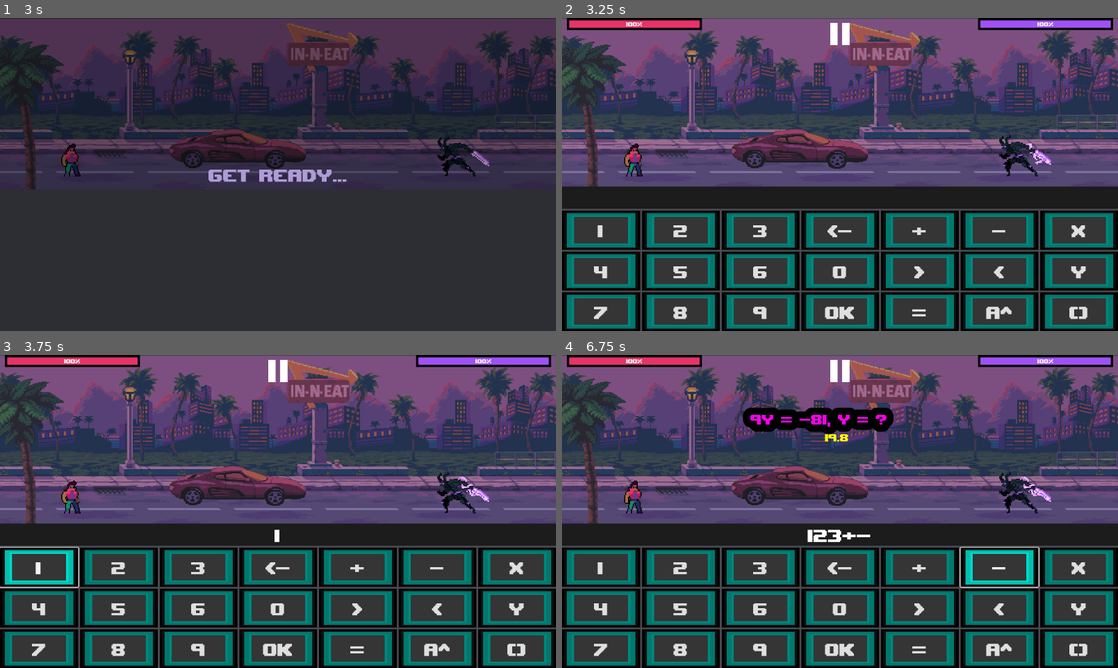
Above: before the commit, frames 1-4 (two rows, left to right).
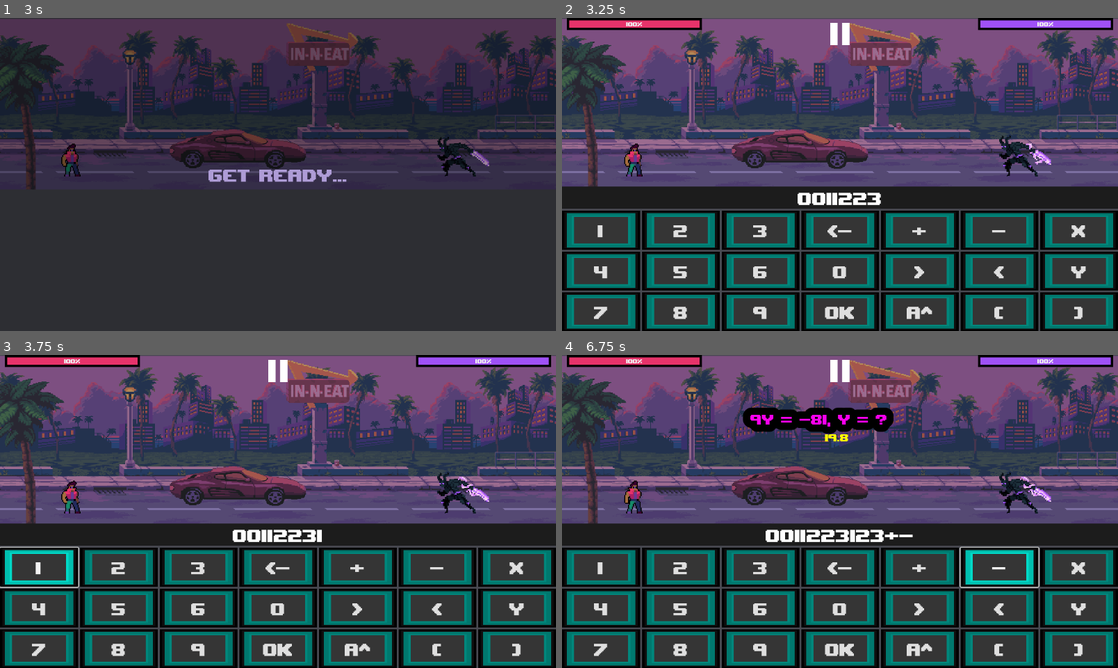
Above: after the commit, the same moments.

Repository: VinceAL-9/Mathfight
Game: Godot game, scene res://scenes/Whole game/Choose mode/campaign/levels/level_1.tscn
Two runs of this game, one before a commit and one after it. Both use one fixed random seed, a clock stepped at 60 frames per second and the inputs below. This scene is started directly instead of the project's main scene. Sound files missing from this copy of the repository are replaced by a short silence.
Inputs:
- Up to frame 1 (3 s): tap Enter at 0.5 s; tap Shift at 0.6 s; tap 0 at 0.8, 1.35 s; tap 1 at 1.55, 2.1 s; tap 2 at 2.3, 2.85 s
- Up to frame 2 (3.25 s): tap 3 at 3.05 s
- Up to frame 3 (3.75 s): click "1" at 3.5 s
- Up to frame 4 (6.75 s): click "2" at 4.25 s; click "3" at 5 s; click "+" at 5.75 s; click "-" at 6.5 s

Frame 1 is identical in both runs. In frame 2, 0.8% of the frame differs, in the area x 42-95%, y 55-97%; in frame 3, 0.8%; in frame 4, 1.0%, in the area x 36-95%, y 55-97%.

Commit message:
added keybinds and separated the parenthesis

Diff:
--- a/project.godot
+++ b/project.godot
@@ -33,9 +33,109 @@
 
 [input]
 
-ans={
+key_0={
 "deadzone": 0.2,
-"events": [Object(InputEventKey,"resource_local_to_scene":false,"resource_name":"","device":-1,"window_id":0,"alt_pressed":false,"shift_pressed":false,"ctrl_pressed":false,"meta_pressed":false,"pressed":false,"keycode":0,"physical_keycode":4194309,"key_label":0,"unicode":0,"location":0,"echo":false,"script":null)
+"events": [Object(InputEventKey,"resource_local_to_scene":false,"resource_name":"","device":0,"window_id":0,"alt_pressed":false,"shift_pressed":false,"ctrl_pressed":false,"meta_pressed":false,"pressed":false,"keycode":0,"physical_keycode":48,"key_label":0,"unicode":0,"location":0,"echo":false,"script":null)
+]
+}
+key_1={
+"deadzone": 0.2,
+"events": [Object(InputEventKey,"resource_local_to_scene":false,"resource_name":"","device":0,"window_id":0,"alt_pressed":false,"shift_pressed":false,"ctrl_pressed":false,"meta_pressed":false,"pressed":false,"keycode":0,"physical_keycode":49,"key_label":0,"unicode":0,"location":0,"echo":false,"script":null)
+]
+}
+key_2={
+"deadzone": 0.2,
+"events": [Object(InputEventKey,"resource_local_to_scene":false,"resource_name":"","device":0,"window_id":0,"alt_pressed":false,"shift_pressed":false,"ctrl_pressed":false,"meta_pressed":false,"pressed":false,"keycode":0,"physical_keycode":50,"key_label":0,"unicode":0,"location":0,"echo":false,"script":null)
+]
+}
+key_3={
+"deadzone": 0.2,
+"events": [Object(InputEventKey,"resource_local_to_scene":false,"resource_name":"","device":0,"window_id":0,"alt_pressed":false,"shift_pressed":false,"ctrl_pressed":false,"meta_pressed":false,"pressed":false,"keycode":0,"physical_keycode":51,"key_label":0,"unicode":0,"location":0,"echo":false,"script":null)
+]
+}
+key_4={
+"deadzone": 0.2,
+"events": [Object(InputEventKey,"resource_local_to_scene":false,"resource_name":"","device":0,"window_id":0,"alt_pressed":false,"shift_pressed":false,"ctrl_pressed":false,"meta_pressed":false,"pressed":false,"keycode":0,"physical_keycode":52,"key_label":0,"unicode":0,"location":0,"echo":false,"script":null)
+]
+}
+key_5={
+"deadzone": 0.2,
+"events": [Object(InputEventKey,"resource_local_to_scene":false,"resource_name":"","device":0,"window_id":0,"alt_pressed":false,"shift_pressed":false,"ctrl_pressed":false,"meta_pressed":false,"pressed":false,"keycode":0,"physical_keycode":53,"key_label":0,"unicode":0,"location":0,"echo":false,"script":null)
+]
+}
+key_6={
+"deadzone": 0.2,
+"events": [null, Object(InputEventKey,"resource_local_to_scene":false,"resource_name":"","device":0,"window_id":0,"alt_pressed":false,"shift_pressed":false,"ctrl_pressed":false,"meta_pressed":false,"pressed":false,"keycode":0,"physical_keycode":54,"key_label":0,"unicode":0,"location":0,"echo":false,"script":null)
+]
+}
+key_7={
+"deadzone": 0.2,
+"events": [null, Object(InputEventKey,"resource_local_to_scene":false,"resource_name":"","device":0,"window_id":0,"alt_pressed":false,"shift_pressed":false,"ctrl_pressed":false,"meta_pressed":false,"pressed":false,"keycode":0,"physical_keycode":55,"key_label":0,"unicode":0,"location":0,"echo":false,"script":null)
+, null]
+}
+key_8={
+"deadzone": 0.2,
+"events": [null, Object(InputEventKey,"resource_local_to_scene":false,"resource_name":"","device":0,"window_id":0,"alt_pressed":false,"shift_pressed":false,"ctrl_pressed":false,"meta_pressed":false,"pressed":false,"keycode":0,"physical_keycode":56,"key_label":0,"unicode":0,"location":0,"echo":false,"script":null)
+]
+}
+key_9={
+"deadzone": 0.2,
+"events": [null, Object(InputEventKey,"resource_local_to_scene":false,"resource_name":"","device":0,"window_id":0,"alt_pressed":false,"shift_pressed":false,"ctrl_pressed":false,"meta_pressed":false,"pressed":false,"keycode":0,"physical_keycode":57,"key_label":0,"unicode":0,"location":0,"echo":false,"script":null)
+]
+}
+key_<={
+"deadzone": 0.2,
+"events": [Object(InputEventKey,"resource_local_to_scene":false,"resource_name":"","device":0,"window_id":0,"alt_pressed":false,"shift_pressed":true,"ctrl_pressed":false,"meta_pressed":false,"pressed":false,"keycode":0,"physical_keycode":44,"key_label":0,"unicode":0,"location":0,"echo":false,"script":null)
+]
+}
+key_>={
+"deadzone": 0.2,
+"events": [Object(InputEventKey,"resource_local_to_scene":false,"resource_name":"","device":0,"window_id":0,"alt_pressed":false,"shift_pressed":true,"ctrl_pressed":false,"meta_pressed":false,"pressed":false,"keycode":0,"physical_keycode":46,"key_label":0,"unicode":0,"location":0,"echo":false,"script":null)
+]
+}
+key_x={
+"deadzone": 0.2,
+"events": [Object(InputEventKey,"resource_local_to_scene":false,"resource_name":"","device":0,"window_id":0,"alt_pressed":false,"shift_pressed":false,"ctrl_pressed":false,"meta_pressed":false,"pressed":false,"keycode":0,"physical_keycode":88,"key_label":0,"unicode":0,"location":0,"echo":false,"script":null)
+]
+}
+key_y={
+"deadzone": 0.2,
+"events": [Object(InputEventKey,"resource_local_to_scene":false,"resource_name":"","device":0,"window_id":0,"alt_pressed":false,"shift_pressed":false,"ctrl_pressed":false,"meta_pressed":false,"pressed":false,"keycode":0,"physical_keycode":89,"key_label":0,"unicode":0,"location":0,"echo":false,"script":null)
+]
+}
+key_+={
+"deadzone": 0.2,
+"events": [Object(InputEventKey,"resource_local_to_scene":false,"resource_name":"","device":0,"window_id":0,"alt_pressed":false,"shift_pressed":false,"ctrl_pressed":false,"meta_pressed":false,"pressed":false,"keycode":0,"physical_keycode":61,"key_label":0,"unicode":0,"location":0,"echo":false,"script":null)
+]
+}
+key_-={
+"deadzone": 0.2,
+"events": [Object(InputEventKey,"resource_local_to_scene":false,"resource_name":"","device":0,"window_id":0,"alt_pressed":false,"shift_pressed":false,"ctrl_pressed":false,"meta_pressed":false,"pressed":false,"keycode":0,"physical_keycode":45,"key_label":0,"unicode":0,"location":0,"echo":false,"script":null)
+]
+}
+key_^={
+"deadzone": 0.2,
+"events": [Object(InputEventKey,"resource_local_to_scene":false,"resource_name":"","device":0,"window_id":0,"alt_pressed":false,"shift_pressed":true,"ctrl_pressed":false,"meta_pressed":false,"pressed":false,"keycode":0,"physical_keycode":54,"key_label":0,"unicode":0,"location":0,"echo":false,"script":null)
+]
+}
+key_openparenthesis={
+"deadzone": 0.2,
+"events": [Object(InputEventKey,"resource_local_to_scene":false,"resource_name":"","device":0,"window_id":0,"alt_pressed":false,"shift_pressed":true,"ctrl_pressed":false,"meta_pressed":false,"pressed":false,"keycode":0,"physical_keycode":57,"key_label":0,"unicode":0,"location":0,"echo":false,"script":null)
+]
+}
+key_closedparenthesis={
+"deadzone": 0.2,
+"events": [Object(InputEventKey,"resource_local_to_scene":false,"resource_name":"","device":0,"window_id":0,"alt_pressed":false,"shift_pressed":true,"ctrl_pressed":false,"meta_pressed":false,"pressed":false,"keycode":0,"physical_keycode":48,"key_label":0,"unicode":0,"location":0,"echo":false,"script":null)
+]
+}
+key_OK={
+"deadzone": 0.2,
+"events": [Object(InputEventKey,"resource_local_to_scene":false,"resource_name":"","device":0,"window_id":0,"alt_pressed":false,"shift_pressed":false,"ctrl_pressed":false,"meta_pressed":false,"pressed":false,"keycode":0,"physical_keycode":4194309,"key_label":0,"unicode":0,"location":0,"echo":false,"script":null)
+]
+}
+key_backspace={
+"deadzone": 0.2,
+"events": [Object(InputEventKey,"resource_local_to_scene":false,"resource_name":"","device":0,"window_id":0,"alt_pressed":false,"shift_pressed":false,"ctrl_pressed":false,"meta_pressed":false,"pressed":false,"keycode":0,"physical_keycode":4194308,"key_label":0,"unicode":0,"location":0,"echo":false,"script":null)
 ]
 }
 
--- a/scenes/Whole game/Choose mode/campaign/Core gameplay/keyboard.tscn
+++ b/scenes/Whole game/Choose mode/campaign/Core gameplay/keyboard.tscn
@@ -257,17 +257,6 @@
 theme_override_styles/normal = SubResource("StyleBoxTexture_msmor")
 text = "OK"
 
-[node name="Buttonequal" type="Button" parent="VBoxContainer/GridContainer"]
-layout_mode = 2
-size_flags_horizontal = 3
-size_flags_vertical = 3
-theme_override_fonts/font = ExtResource("2_qfr70")
-theme_override_font_sizes/font_size = 50
-theme_override_styles/hover = SubResource("StyleBoxTexture_8t13d")
-theme_override_styles/pressed = SubResource("StyleBoxTexture_se432")
-theme_override_styles/normal = SubResource("StyleBoxTexture_msmor")
-text = "="
-
 [node name="Buttonraised" type="Button" parent="VBoxContainer/GridContainer"]
 layout_mode = 2
 size_flags_horizontal = 3
@@ -277,18 +266,30 @@
 theme_override_styles/hover = SubResource("StyleBoxTexture_8t13d")
 theme_override_styles/pressed = SubResource("StyleBoxTexture_se432")
 theme_override_styles/normal = SubResource("StyleBoxTexture_msmor")
-text = "a^"
-
-[node name="Buttonparenthesis" type="Button" parent="VBoxContainer/GridContainer"]
-layout_mode = 2
-size_flags_horizontal = 3
-size_flags_vertical = 3
-theme_override_fonts/font = ExtResource("2_qfr70")
-theme_override_font_sizes/font_size = 50
-theme_override_styles/hover = SubResource("StyleBoxTexture_8t13d")
-theme_override_styles/pressed = SubResource("StyleBoxTexture_se432")
-theme_override_styles/normal = SubResource("StyleBoxTexture_msmor")
-text = "()"
+text = "A^"
+
+[node name="Buttonopenparaenthesis" type="Button" parent="VBoxContainer/GridContainer"]
+layout_mode = 2
+size_flags_horizontal = 3
+size_flags_vertical = 3
+theme_override_fonts/font = ExtResource("2_qfr70")
+theme_override_font_sizes/font_size = 50
+theme_override_styles/hover = SubResource("StyleBoxTexture_8t13d")
+theme_override_styles/pressed = SubResource("StyleBoxTexture_se432")
+theme_override_styles/normal = SubResource("StyleBoxTexture_msmor")
+text = "("
+
+[node name="Buttonclosedparenthesis" type="Button" parent="VBoxContainer/GridContainer"]
+layout_mode = 2
+size_flags_horizontal = 3
+size_flags_vertical = 3
+theme_override_fonts/font = ExtResource("2_qfr70")
+theme_override_font_sizes/font_size = 50
+theme_override_styles/hover = SubResource("StyleBoxTexture_8t13d")
+theme_override_styles/pressed = SubResource("StyleBoxTexture_se432")
+theme_override_styles/normal = SubResource("StyleBoxTexture_msmor")
+text = ")
+"
 
 [node name="Button_SFX" type="AudioStreamPlayer" parent="."]
 stream = ExtResource("6_qfr70")
@@ -312,6 +313,6 @@
 [connection signal="pressed" from="VBoxContainer/GridContainer/Button8" to="." method="_on_button_8_pressed"]
 [connection signal="pressed" from="VBoxContainer/GridContainer/Button9" to="." method="_on_button_9_pressed"]
 [connection signal="pressed" from="VBoxContainer/GridContainer/ButtonOK" to="." method="_on_button_ok_pressed"]
-[connection signal="pressed" from="VBoxContainer/GridContainer/Buttonequal" to="." method="_on_buttonequal_pressed"]
 [connection signal="pressed" from="VBoxContainer/GridContainer/Buttonraised" to="." method="_on_button_raised_pressed"]
-[connection signal="pressed" from="VBoxContainer/GridContainer/Buttonparenthesis" to="." method="_on_button_parenthesis_pressed"]
+[connection signal="pressed" from="VBoxContainer/GridContainer/Buttonopenparaenthesis" to="." method="_on_button_openparenthesis_pressed"]
+[connection signal="pressed" from="VBoxContainer/GridContainer/Buttonclosedparenthesis" to="." method="_on_button_closedparenthesis_pressed"]
--- a/scripts/Whole game/Choose mode/campaign/Core gameplay/keyboard.gd
+++ b/scripts/Whole game/Choose mode/campaign/Core gameplay/keyboard.gd
@@ -4,6 +4,55 @@
 @onready var label = $VBoxContainer/MarginContainer/Label
 @onready var button_sfx: AudioStreamPlayer = $Button_SFX
 
+func _input(event):
+	if not typing_enabled:
+		return
+
+	if event is InputEventKey and event.pressed:
+		var key_char = event.as_text()
+
+		# Ignore Shift alone
+		if event.keycode == Key.KEY_SHIFT:
+			return
+
+		# Numbers 0–9
+		if event.keycode == Key.KEY_0 and not event.shift_pressed: key_pressed("0")
+		elif event.keycode == Key.KEY_1: key_pressed("1")
+		elif event.keycode == Key.KEY_2: key_pressed("2")
+		elif event.keycode == Key.KEY_3: key_pressed("3")
+		elif event.keycode == Key.KEY_4: key_pressed("4")
+		elif event.keycode == Key.KEY_5: key_pressed("5")
+		elif event.keycode == Key.KEY_6 and not event.shift_pressed: key_pressed("6")
+		elif event.keycode == Key.KEY_7: key_pressed("7")
+		elif event.keycode == Key.KEY_8: key_pressed("8")
+		elif event.keycode == Key.KEY_9 and not event.shift_pressed: key_pressed("9")
+
+		# Operators
+		elif event.keycode == Key.KEY_EQUAL and event.shift_pressed: key_pressed("+")  # + is Shift + =
+		elif event.keycode == Key.KEY_MINUS: key_pressed("-")
+
+		# Parentheses Fix (Explicitly detect Shift + 9 and Shift + 0)
+		elif event.keycode == Key.KEY_9 and event.shift_pressed: key_pressed("(")
+		elif event.keycode == Key.KEY_0 and event.shift_pressed: key_pressed(")")
+
+		# Raised exponent (Shift + 6 → ^)
+		elif event.keycode == Key.KEY_6 and event.shift_pressed: key_pressed("^")
+
+		# Comparison signs
+		elif event.keycode == Key.KEY_COMMA and event.shift_pressed: key_pressed("<")
+		elif event.keycode == Key.KEY_PERIOD and event.shift_pressed: key_pressed(">")
+
+		# Variables
+		elif event.keycode == Key.KEY_X: key_pressed("x")
+		elif event.keycode == Key.KEY_Y: key_pressed("y")
+
+		# Enter key detection
+		elif event.keycode == Key.KEY_ENTER:
+			_on_button_ok_pressed()
+
+		# Backspace
+		elif event.keycode == Key.KEY_BACKSPACE:
+			_on_button_backspace_pressed()
 
 # signal for answer submission
 signal answer_submitted(answer_text: String)
@@ -35,43 +84,43 @@
 
 # when "1" key is pressed it will input 1
 func _on_button_1_pressed() -> void:
-	key_pressed(1)
+	key_pressed("1")
 
 # when "2" key is pressed it will input 2
 func _on_button_2_pressed() -> void:
-	key_pressed(2)
+	key_pressed("2")
 
 # when "3" key is pressed it will input 3
 func _on_button_3_pressed() -> void:
-	key_pressed(3)
+	key_pressed("3")
 
 # when "4" key is pressed it will input 4
 func _on_button_4_pressed() -> void:
-	key_pressed(4)
+	key_pressed("4")
 
 # when "5" key is pressed it will input 5
 func _on_button_5_pressed() -> void:
-	key_pressed(5)
+	key_pressed("5")
 
 # when "6" key is pressed it will input 6
 func _on_button_6_pressed() -> void:
-	key_pressed(6)
+	key_pressed("6")
 
 # when "7" key is pressed it will input 7
 func _on_button_7_pressed() -> void:
-	key_pressed(7)
+	key_pressed("7")
 
 # when "8" key is pressed it will input 8
 func _on_button_8_pressed() -> void:
-	key_pressed(8)
+	key_pressed("8")
 
 # when "9" key is pressed it will input 9
 func _on_button_9_pressed() -> void:
-	key_pressed(9)
+	key_pressed("9")
 
 # when "0" key is pressed it will input 0
 func _on_button_0_pressed() -> void:
-	key_pressed(0)
+	key_pressed("0")
 
 # removes a character in the answer when pressed
 func _on_button_backspace_pressed() -> void:
@@ -98,9 +147,9 @@
 func _on_buttonx_pressed() -> void:
 	key_pressed("x")
 
-# when "=" key is pressed it will input =
-func _on_buttonequal_pressed() -> void:
-	key_pressed("=")
+# when ")" key is pressed it will input )
+func _on_button_closedparenthesis_pressed() -> void:
+	key_pressed(")")
 
 # when ">" key is pressed it will input >
 func _on_buttongreaterthan_pressed() -> void:
@@ -121,17 +170,10 @@
 	if typing_enabled:
 		key_pressed("^")
 
-# when "()" key is pressed it will input ( and when pressed again it will close
-func _on_button_parenthesis_pressed() -> void:
-	if not typing_enabled:
-		return
-
-	# Toggle normal parentheses
-	if parenthesis_open:
-		key_pressed(")")
-	else:
+# when "(" key is pressed it will input (
+func _on_button_openparenthesis_pressed() -> void:
+	if typing_enabled:
 		key_pressed("(")
-	parenthesis_open = not parenthesis_open
 
 # when it will submit your answer and check if it is correct.
 func _on_button_ok_pressed() -> void:
